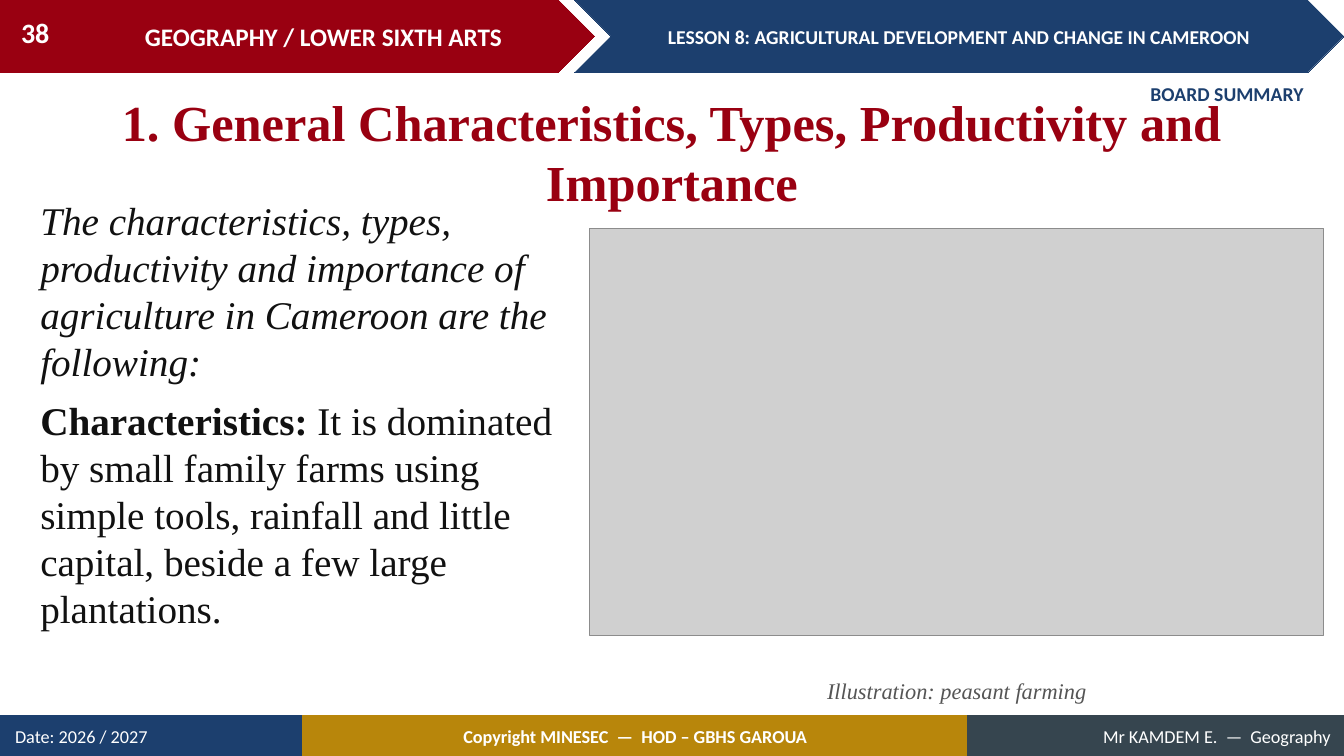
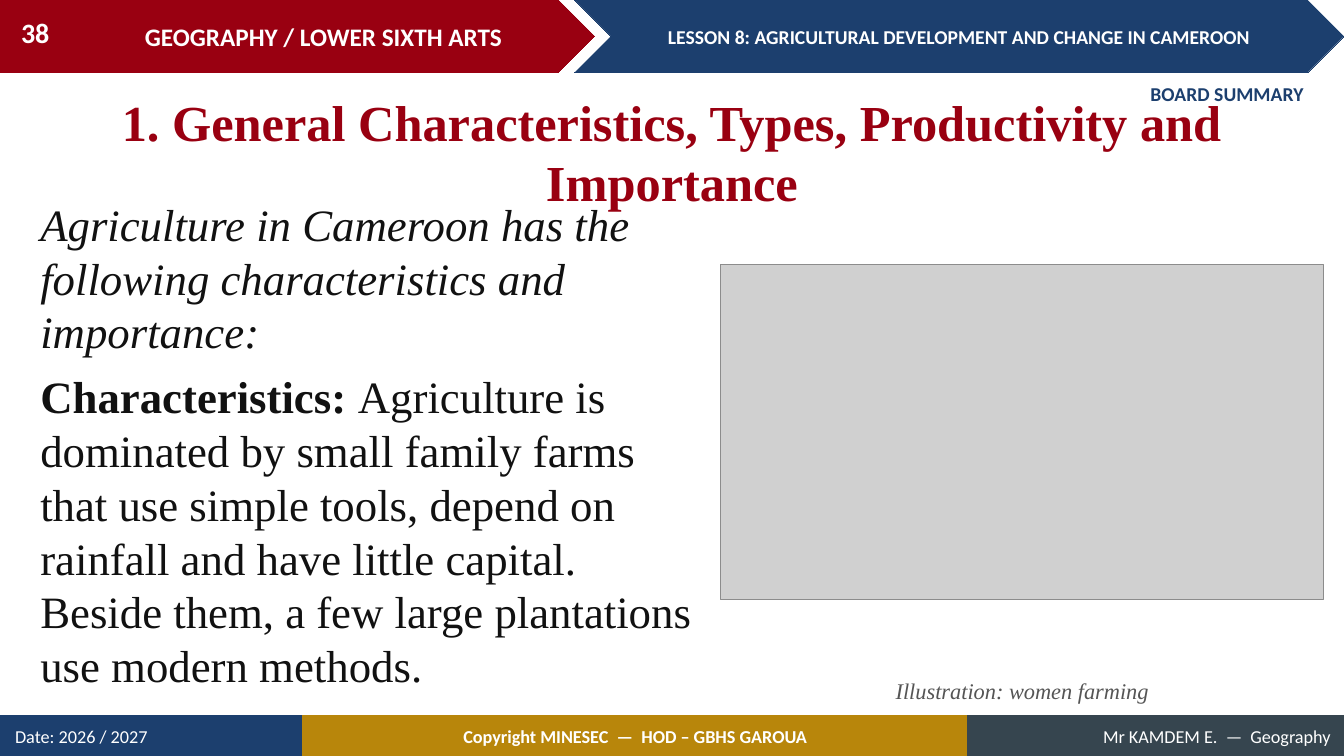
Before and after one commit to Berthautk/linea-github, a slide deck: slide 38 of lecons/LSA/Geography of Cameroon/08_LSA_CAM_L08_Agricultural_Development_and_Change_in_Cameroon.pptx. Drawn at 1344x756 pixels with LibreOffice and Linux fonts; fonts in the diff are those of the drawing; grey boxes stand for pictures. Boxes give left, top, right and bottom in pixels: in the first picture for what was removed or moved away, otherwise in the second. Text is boxed around its words. In the diff, an @@ line names an element or a change of style, - is before the commit and + after.

```diff
--- a/lecons/LSA/Geography of Cameroon/08_LSA_CAM_L08_Agricultural_Development_and_Change_in_Cameroon.pptx
+++ b/lecons/LSA/Geography of Cameroon/08_LSA_CAM_L08_Agricultural_Development_and_Change_in_Cameroon.pptx
@@ text at (40,206,691,683): text changed; size 28 to 32 pt @@
-The characteristics, types, productivity and importance of agriculture in Cameroon are the following:
-Characteristics: It is dominated by small family farms using simple tools, rainfall and little capital, beside a few large plantations.
+Agriculture in Cameroon has the following characteristics and importance:
+Characteristics: Agriculture is dominated by small family farms that use simple tools, depend on rainfall and have little capital. Beside them, a few large plantations use modern methods.
@@ picture: place and size @@
-picture at (590,229,1324,636)
+picture at (721,265,1324,600)
@@ text at (896,683,1149,704): text changed @@
-Illustration: peasant farming
+Illustration: women farming
```
Also in this commit, not shown: 22 other slides changed, 10 slides added, 2 slides removed, 17 other files.
